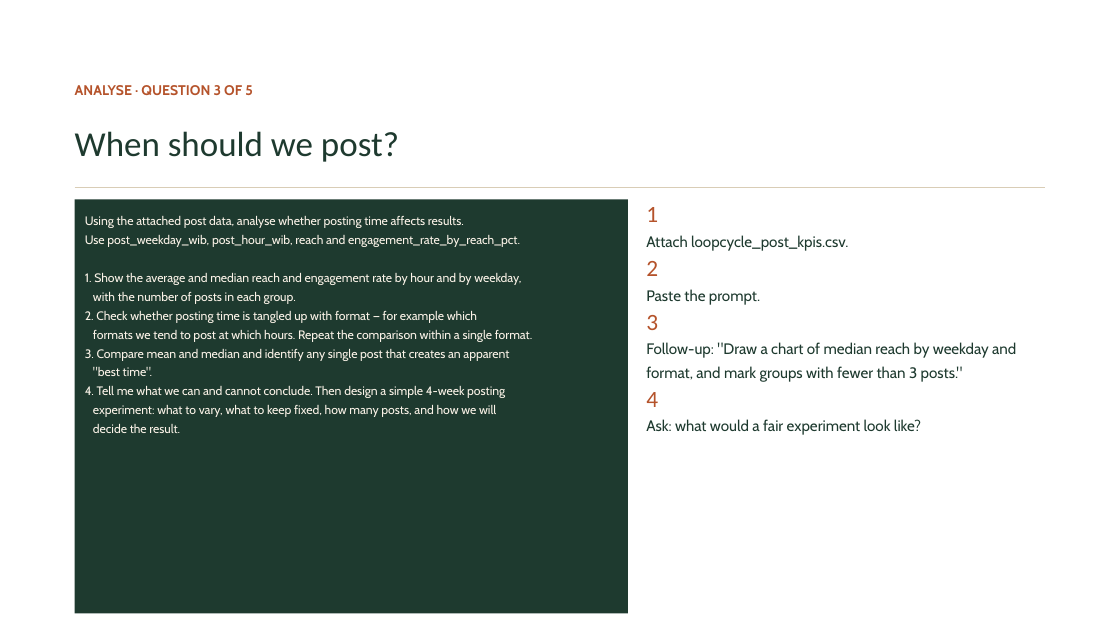
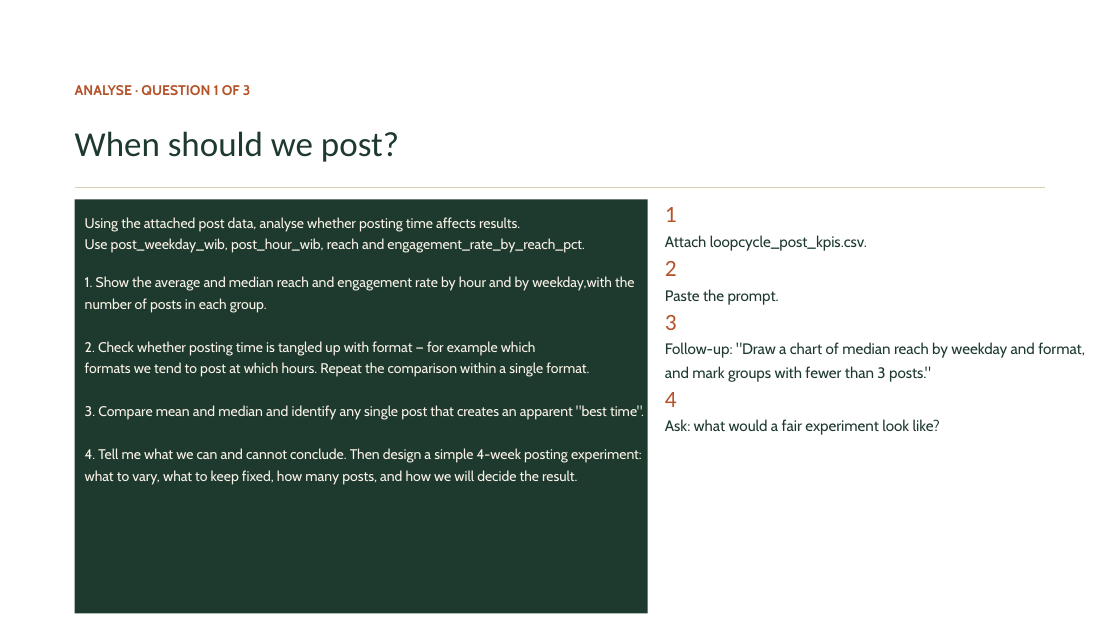
Before and after one commit to itsbharathp/LoopCycle, a slide deck: slide 32 of Prestentations/AI for Content Creation — The Basics.pptx (slide 36 before the commit). Drawn at 1120x630 pixels with LibreOffice and Linux fonts; fonts in the diff are those of the drawing. Boxes give left, top, right and bottom in pixels: in the first picture for what was removed or moved away, otherwise in the second. Text is boxed around its words. In the diff, an @@ line names an element or a change of style, - is before the commit and + after.

Commit message:
Updated Presentation

```diff
--- a/Prestentations/AI for Content Creation — The Basics.pptx
+++ b/Prestentations/AI for Content Creation — The Basics.pptx
@@ text at <box>75,85,251,95</box>: text changed @@
-ANALYSE · QUESTION 3 OF 5
+ANALYSE · QUESTION 1 OF 3
@@ rectangle: place and size @@
-rectangle at <box>75,199,628,613</box>
+rectangle at <box>75,199,648,613</box>
@@ text "1" rewrapped from <box>646,207,1016,435</box> to <box>665,207,1085,435</box> @@
@@ text at <box>85,217,589,377</box>: size 10.5 to 12 pt in "Using the attached post data, analyse whether ...", "Use post_weekday_wib, post_hour_wib, reach and engagement_ra ...", "2. Check whether posting time is tangled ...", "formats we tend to post at which ..." @@
@@ text at <box>85,276,634,313</box>: text changed; size 10.5 to 12 pt @@
-1. Show the average and median reach and engagement rate by hour and by weekday,
-with the number of posts in each group.
+1. Show the average and median reach and engagement rate by hour and by weekday,with the number of posts in each group.
@@ text at <box>85,405,644,485</box>: text changed; size 10.5 to 12 pt @@
-3. Compare mean and median and identify any single post that creates an apparent
-"best time".
-4. Tell me what we can and cannot conclude. Then design a simple 4-week posting
-experiment: what to vary, what to keep fixed, how many posts, and how we will
-decide the result.
+3. Compare mean and median and identify any single post that creates an apparent "best time".
+4. Tell me what we can and cannot conclude. Then design a simple 4-week posting experiment: what to vary, what to keep fixed, how many posts, and how we will decide the result.
```
Also in this commit, not shown: 8 other slides changed, 4 slides removed.
